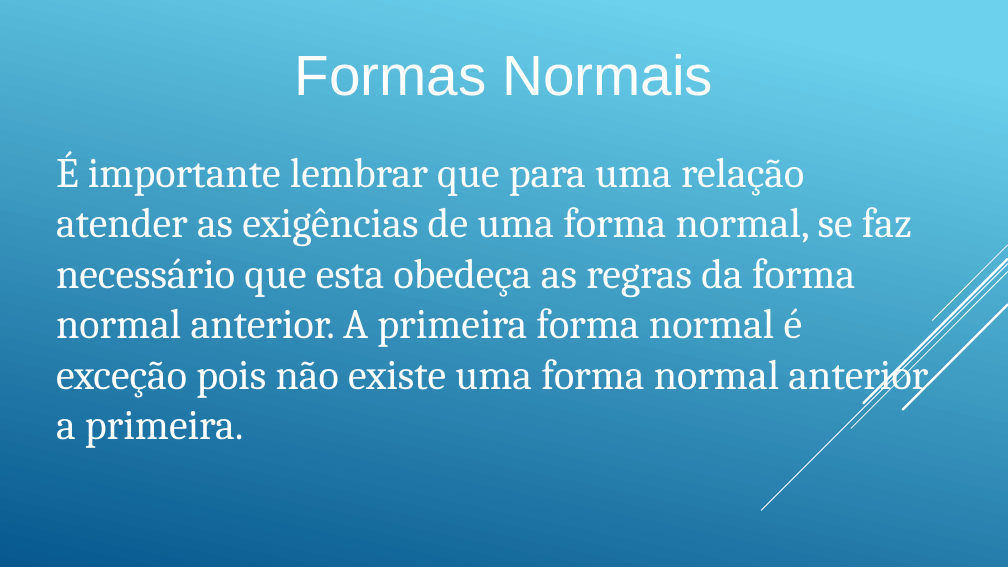
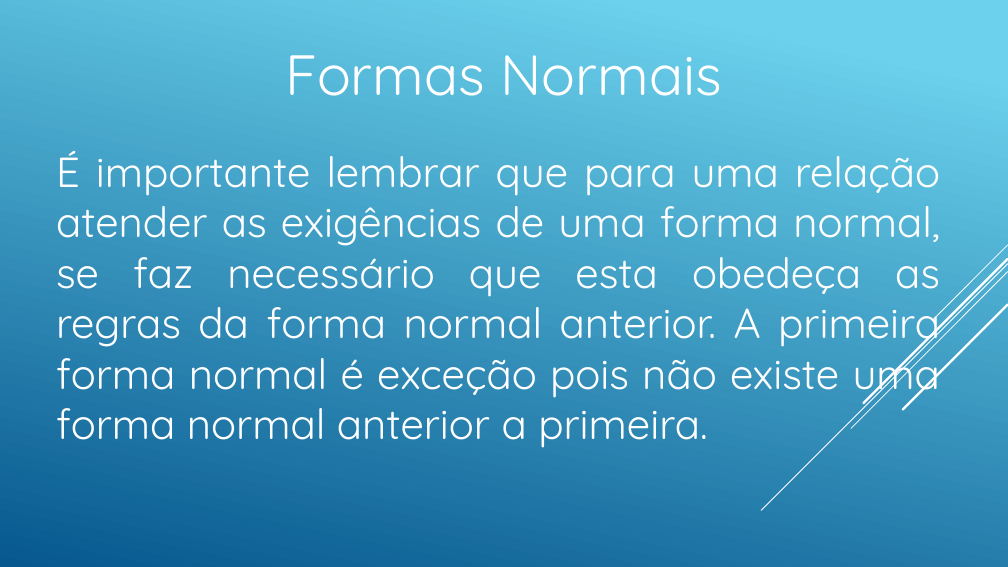
Before and after one commit to andreneves/BDIII, a slide deck: slide 6 of BDIIIA10.pptx. Drawn at 1008x567 pixels with LibreOffice and Linux fonts; fonts in the diff are those of the drawing. Boxes give left, top, right and bottom in pixels: in the first picture for what was removed or moved away, otherwise in the second. Text is boxed around its words. In the diff, an @@ line names an element or a change of style, - is before the commit and + after.

```diff
--- a/BDIIIA10.pptx
+++ b/BDIIIA10.pptx
@@ text "Formas Normais" at box(286, 55, 722, 96): font Arial to Quicksand @@
@@ text "É importante lembrar que para ..." at box(56, 151, 940, 448): font Cambria to Quicksand; alignment left to justified @@
```
Also in this commit, not shown: 16 other slides changed.
